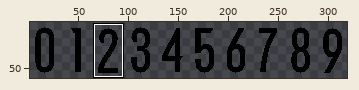
Pixel-art file, stored at project/resources/texture/text_num.aseprite. Above: a wide view before the commit, with the close-up outlined.
Close-up. Before the edit:
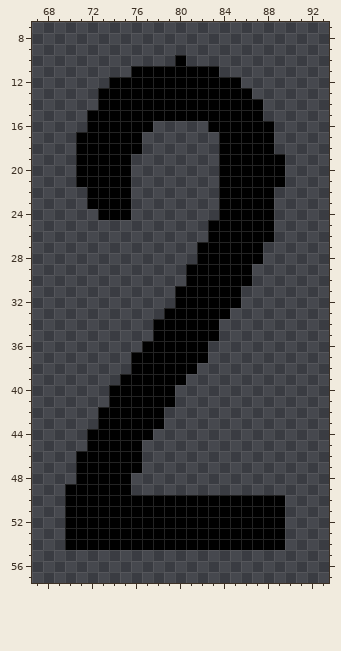
320x64 pixels, 1 frame. Shown: x 67..93, y 7..57. The wide view leaves out empty margins. The commit also changed other parts of the picture, which this record leaves out.
After the commit:
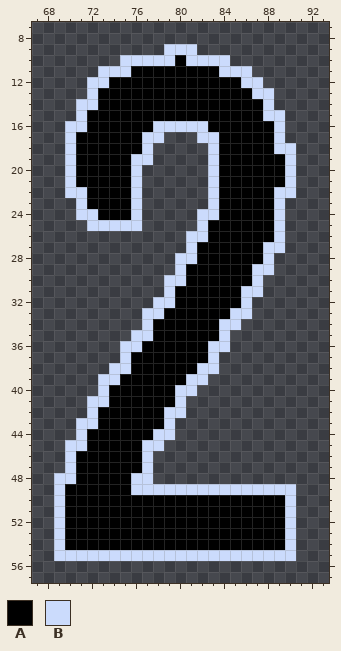
Palette (. is transparent): A #000000  B #cbdbfc
The edit:
y 9: x 79..81 ... -> BBB
y 10: x 75..79 ..... -> BBBBB; x 81..84 .... -> BBBB
y 11: x 73..75 ... -> BBB; x 84..86 ... -> BBB
y 12: x 72..73 .. -> BB; x 86..87 .. -> BB
y 13: x 72 . -> B; x 87..88 .. -> BB
y 14: x 71..72 .. -> BB; x 88 . -> B
y 15: x 71 . -> B; x 88..89 .. -> BB
y 16: x 70..71 .. -> BB; x 78..82 ..... -> BBBBB; x 89 . -> B
y 17: x 70 . -> B; x 77..78 .. -> BB; x 82..83 .. -> BB; x 89 . -> B
y 18: x 70 . -> B; x 77 . -> B; x 83 . -> B; x 89..90 .. -> BB
y 19: x 70 . -> B; x 76..77 .. -> BB; x 83 . -> B; x 90 . -> B
y 20..21: x 70 . -> B; x 76 . -> B; x 83 . -> B; x 90 . -> B
y 22: x 70..71 .. -> BB; x 76 . -> B; x 83 . -> B; x 89..90 .. -> BB
y 23: x 71 . -> B; x 76 . -> B; x 83 . -> B; x 89 . -> B
y 24: x 71..72 .. -> BB; x 76 . -> B; x 82..83 .. -> BB; x 89 . -> B
y 25: x 72..76 ..... -> BBBBB; x 82 . -> B; x 89 . -> B
y 26: x 81..82 .. -> BB; x 89 . -> B
y 27: x 81 . -> B; x 88..89 .. -> BB
y 28: x 80..81 .. -> BB; x 88 . -> B
y 29: x 80 . -> B; x 87..88 .. -> BB
y 30: x 79..80 .. -> BB; x 87 . -> B
y 31: x 79 . -> B; x 86..87 .. -> BB
y 32: x 78..79 .. -> BB; x 86 . -> B
y 33: x 77..78 .. -> BB; x 85..86 .. -> BB
y 34: x 77 . -> B; x 84..85 .. -> BB
y 35: x 76..77 .. -> BB; x 84 . -> B
y 36: x 75..76 .. -> BB; x 83..84 .. -> BB
y 37: x 75 . -> B; x 83 . -> B
y 38: x 74..75 .. -> BB; x 82..83 .. -> BB
y 39: x 73..74 .. -> BB; x 81..82 .. -> BB
y 40: x 73 . -> B; x 80..81 .. -> BB
y 41: x 72..73 .. -> BB; x 80 . -> B
y 42: x 72 . -> B; x 79..80 .. -> BB
y 43: x 71..72 .. -> BB; x 79 . -> B
y 44: x 71 . -> B; x 78..79 .. -> BB
y 45: x 70..71 .. -> BB; x 77..78 .. -> BB
y 46..47: x 70 . -> B; x 77 . -> B
y 48: x 69..70 .. -> BB; x 76..77 .. -> BB
y 49: x 69 . -> B; x 76..90 ............... -> BBBBBBBBBBBBBBB
y 50..54: x 69 . -> B; x 90 . -> B
y 55: x 69..90 ...................... -> BBBBBBBBBBBBBBBBBBBBBB
